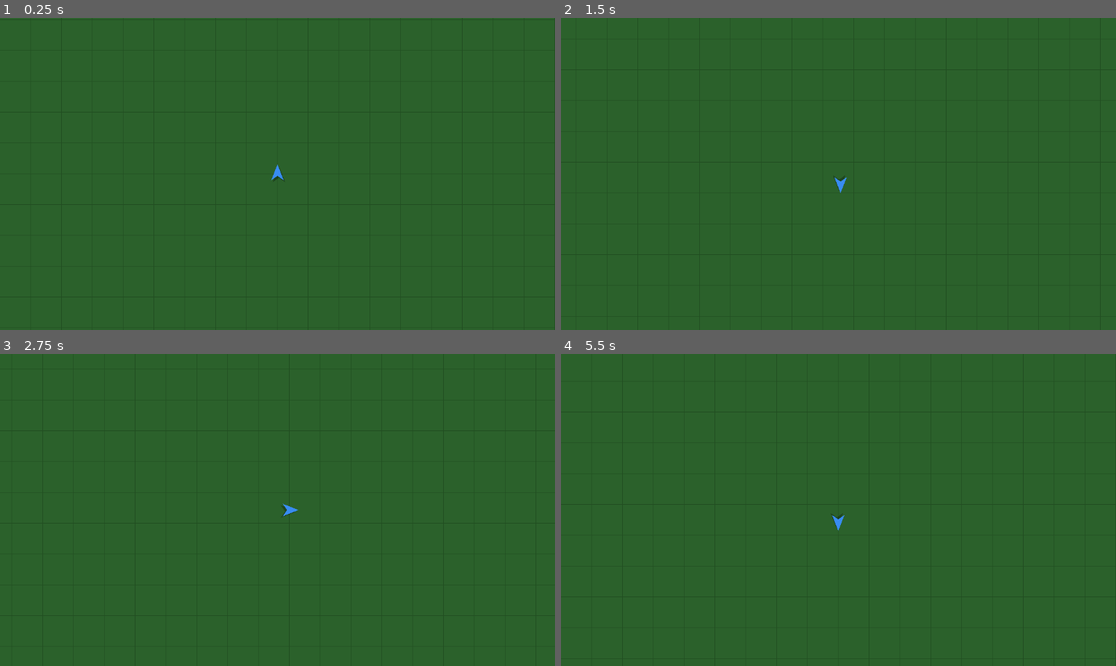
Above: before the commit, frames 1-4 (two rows, left to right).
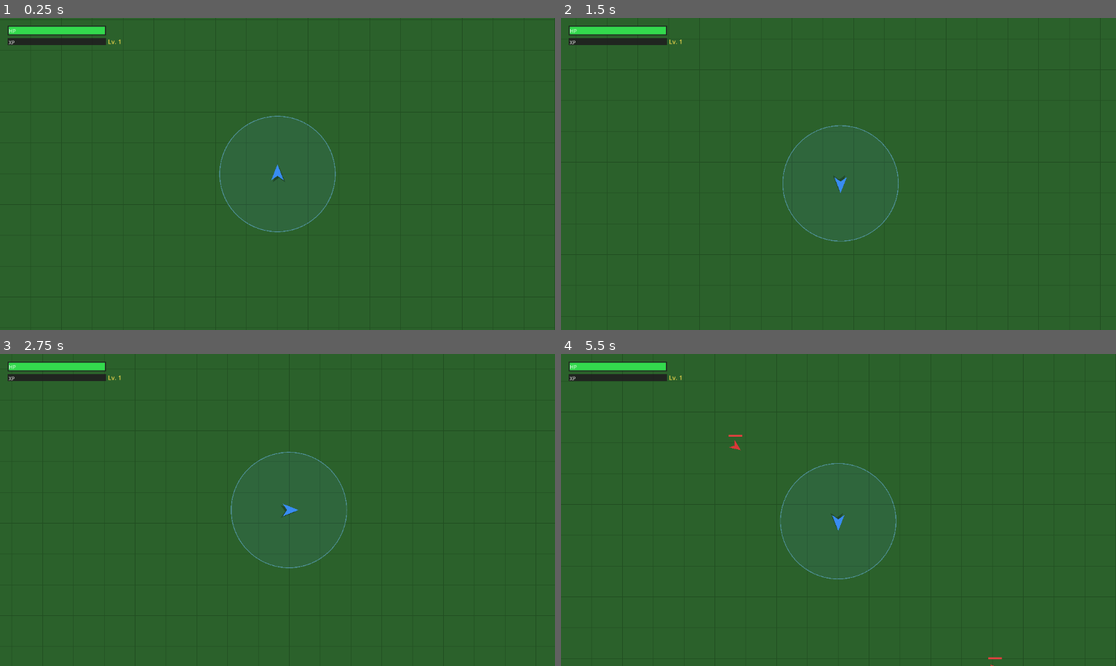
Above: after the commit, the same moments.

Repository: HaashimBari/kineticism
Game: Godot game, scene res://scenes/node_2d.tscn
Two runs of this game, one before a commit and one after it. Both use one fixed random seed, a clock stepped at 60 frames per second and the inputs below.
Inputs:
- Up to frame 1 (0.25 s): no input
- Up to frame 2 (1.5 s): tap Enter at 0.5 s; hold D 0.53-1.28 s; tap Space at 1.25 s; hold S from 1.28 s (still down)
- Up to frame 3 (2.75 s): release S at 2.03 s; hold D from 2.03 s (still down)
- Up to frame 4 (5.5 s): release D at 2.78 s; hold W 2.78-3.53 s; hold A 3.53-5.03 s; hold S from 5.03 s (still down)

The runs differ from the first frame. In frame 1, 1.2% of the frame differs, in the area x 1-61%, y 2-69%; in frame 2, 1.2%; in frame 3, 1.2%; in frame 4, 1.3%, in the area x 1-80%, y 2-100%.

Commit message:
add XP bar, levelling, upgrade screen, and enemy scaling
- XP bar (gold) and level counter shown in HUD
- Killing enemies fills XP; on level-up a paused upgrade screen
  offers radius / damage / speed upgrades (stackable)
- Enemy spawn count increases every 2 levels (ceili(level/2))
- Spawn interval shrinks 0.1s per level, capped at 0.5s
- Player health bar colour transitions green -> yellow -> red
- YOU DIED screen on player death

Co-Authored-By: Claude Sonnet 4.6 <noreply@anthropic.com>

Diff:
--- a/scripts/main.gd
+++ b/scripts/main.gd
@@ -1,22 +1,77 @@
 extends Node2D
 
-const SPEED := 220.0
-
+# ------------------------------------------------------------------ constants
+const PLAYER_MAX_HP   := 100.0
+const CONTACT_DPS     := 15.0
+const HP_BAR_W        := 200.0
+
+const ENEMY_SPEED     := 75.0
+const ENEMY_MAX_HP    := 60.0
+const SPAWN_INTERVAL  := 2.0
+const SPAWN_DIST      := 550.0
+
+# ------------------------------------------------------------------ upgradeable stats
+var _player_speed  := 220.0
+var _damage_radius := 120.0
+var _radius_dps    := 25.0
+
+# ------------------------------------------------------------------ player state
 var _player: CharacterBody2D
+var _player_hp := PLAYER_MAX_HP
+var _dead      := false
+
+# ------------------------------------------------------------------ XP / levelling
+var _xp        := 0
+var _xp_needed := 5
+var _level     := 1
+var _leveling_up       := false
+var _level_up_canvas: CanvasLayer
+
+# ------------------------------------------------------------------ enemies
+var _enemies: Array    = []
+var _spawn_timer       := 0.0
+var _spawn_count       := 1
+var _spawn_interval    := SPAWN_INTERVAL
+
+# ------------------------------------------------------------------ UI refs
+var _ui_canvas: CanvasLayer
+var _hp_bar_fg: ColorRect
+var _xp_bar_fg: ColorRect
+var _level_label: Label
+
+# ================================================================== lifecycle
 
 func _ready() -> void:
 	_setup_player()
+	_setup_ui()
+
+func _physics_process(delta: float) -> void:
+	if _dead or _leveling_up:
+		return
+	queue_redraw()
+	_move_player()
+	_tick_enemies(delta)
+	_update_ui()
 
 func _draw() -> void:
+	_draw_background()
+	if _player != null:
+		draw_circle(_player.position, _damage_radius, Color(0.35, 0.65, 1.0, 0.08))
+		draw_arc(_player.position, _damage_radius, 0.0, TAU, 64,
+				Color(0.45, 0.75, 1.0, 0.5), 1.5)
+
+func _draw_background() -> void:
 	var size := 5000.0
 	var cell := 64.0
 	draw_rect(Rect2(-size, -size, size * 2.0, size * 2.0), Color(0.17, 0.38, 0.17))
 	var steps := int(size / cell)
-	var line_col := Color(0.13, 0.30, 0.13)
+	var lc    := Color(0.13, 0.30, 0.13)
 	for i in range(-steps, steps + 1):
 		var v := i * cell
-		draw_line(Vector2(v, -size), Vector2(v, size), line_col, 1.0)
-		draw_line(Vector2(-size, v), Vector2(size, v), line_col, 1.0)
+		draw_line(Vector2(v, -size), Vector2(v,  size), lc, 1.0)
+		draw_line(Vector2(-size, v), Vector2(size, v),  lc, 1.0)
+
+# ================================================================== player
 
 func _setup_player() -> void:
 	_player = CharacterBody2D.new()
@@ -45,14 +100,12 @@
 
 	var cam := Camera2D.new()
 	cam.position_smoothing_enabled = true
-	cam.position_smoothing_speed = 8.0
+	cam.position_smoothing_speed   = 8.0
 	_player.add_child(cam)
 
 	add_child(_player)
 
-func _physics_process(_delta: float) -> void:
-	if _player == null:
-		return
+func _move_player() -> void:
 	var x := float(Input.is_key_pressed(KEY_D) or Input.is_key_pressed(KEY_RIGHT))
 	x -= float(Input.is_key_pressed(KEY_A) or Input.is_key_pressed(KEY_LEFT))
 	var y := float(Input.is_key_pressed(KEY_S) or Input.is_key_pressed(KEY_DOWN))
@@ -61,5 +114,234 @@
 	if dir != Vector2.ZERO:
 		dir = dir.normalized()
 		_player.rotation = dir.angle() + PI / 2.0
-	_player.velocity = dir * SPEED
+	_player.velocity = dir * _player_speed
 	_player.move_and_slide()
+
+# ================================================================== enemies
+
+func _spawn_enemy() -> void:
+	var angle := randf_range(0.0, TAU)
+	var pos   := _player.position + Vector2(cos(angle), sin(angle)) * SPAWN_DIST
+
+	var enemy := CharacterBody2D.new()
+	enemy.motion_mode = CharacterBody2D.MOTION_MODE_FLOATING
+	enemy.position    = pos
+
+	var shape := CircleShape2D.new()
+	shape.radius = 14.0
+	var col := CollisionShape2D.new()
+	col.shape = shape
+	enemy.add_child(col)
+
+	var body := Polygon2D.new()
+	body.polygon = PackedVector2Array([
+		Vector2(0, -14), Vector2(10, 10), Vector2(0, 2), Vector2(-10, 10)
+	])
+	body.color = Color(0.85, 0.22, 0.22, 1.0)
+	enemy.add_child(body)
+
+	var hb_bg := ColorRect.new()
+	hb_bg.color    = Color(0.15, 0.15, 0.15, 0.85)
+	hb_bg.size     = Vector2(28.0, 4.0)
+	hb_bg.position = Vector2(-14.0, -24.0)
+	enemy.add_child(hb_bg)
+
+	var hb_fg := ColorRect.new()
+	hb_fg.color    = Color(0.9, 0.25, 0.25, 1.0)
+	hb_fg.size     = Vector2(28.0, 4.0)
+	hb_fg.position = Vector2(-14.0, -24.0)
+	enemy.add_child(hb_fg)
+
+	add_child(enemy)
+	_enemies.append({"node": enemy, "body": body, "hp": ENEMY_MAX_HP, "hb_fg": hb_fg})
+
+func _tick_enemies(delta: float) -> void:
+	_spawn_timer += delta
+	if _spawn_timer >= _spawn_interval:
+		_spawn_timer = 0.0
+		for i in _spawn_count:
+			_spawn_enemy()
+
+	var pp      := _player.position
+	var to_kill := []
+
+	for e in _enemies:
+		var node: CharacterBody2D = e["node"]
+		var dist := node.position.distance_to(pp)
+		var dir  := (pp - node.position).normalized()
+
+		node.velocity = dir * ENEMY_SPEED
+		node.move_and_slide()
+		(e["body"] as Polygon2D).rotation = dir.angle() + PI / 2.0
+
+		if dist <= _damage_radius:
+			e["hp"] -= _radius_dps * delta
+
+		if dist <= 34.0:
+			_player_hp = maxf(_player_hp - CONTACT_DPS * delta, 0.0)
+
+		(e["hb_fg"] as ColorRect).size.x = 28.0 * maxf(e["hp"] / ENEMY_MAX_HP, 0.0)
+
+		if e["hp"] <= 0.0:
+			to_kill.append(e)
+
+	for e in to_kill:
+		(e["node"] as Node).queue_free()
+		_enemies.erase(e)
+		_gain_xp()
+
+	if _player_hp <= 0.0:
+		_on_player_dead()
+
+# ================================================================== XP / levelling
+
+func _gain_xp() -> void:
+	_xp += 1
+	if _xp >= _xp_needed:
+		_xp            -= _xp_needed
+		_xp_needed      = int(ceil(_xp_needed * 1.5))
+		_level         += 1
+		_spawn_count    = ceili(_level / 2.0)
+		_spawn_interval = maxf(0.5, SPAWN_INTERVAL - (_level - 1) * 0.1)
+		_show_level_up_screen()
+
+func _show_level_up_screen() -> void:
+	_leveling_up    = true
+	_level_up_canvas = CanvasLayer.new()
+	add_child(_level_up_canvas)
+
+	var vp := get_viewport().get_visible_rect().size
+
+	var overlay := ColorRect.new()
+	overlay.color = Color(0.0, 0.0, 0.0, 0.72)
+	overlay.size  = vp
+	_level_up_canvas.add_child(overlay)
+
+	var title := Label.new()
+	title.text = "LEVEL UP!   (Level %d)" % _level
+	title.add_theme_font_size_override("font_size", 44)
+	title.add_theme_color_override("font_color", Color(1.0, 0.85, 0.2))
+	title.position = Vector2(vp.x * 0.5 - 220.0, vp.y * 0.28)
+	_level_up_canvas.add_child(title)
+
+	var subtitle := Label.new()
+	subtitle.text = "Choose an upgrade"
+	subtitle.add_theme_font_size_override("font_size", 20)
+	subtitle.add_theme_color_override("font_color", Color(0.8, 0.8, 0.8))
+	subtitle.position = Vector2(vp.x * 0.5 - 100.0, vp.y * 0.28 + 56.0)
+	_level_up_canvas.add_child(subtitle)
+
+	var choices := [
+		["Bigger Radius", "+25% damage radius size", "radius"],
+		["More Damage",   "+30% damage per second",  "damage"],
+		["Speed Boost",   "+20% movement speed",     "speed"],
+	]
+
+	var card_w := 190.0
+	var card_h := 110.0
+	var gap    := 28.0
+	var ox     := (vp.x - (card_w * 3.0 + gap * 2.0)) * 0.5
+	var oy     := vp.y * 0.5 - card_h * 0.5 + 20.0
+
+	for i in 3:
+		var c      = choices[i]
+		var btn    := Button.new()
+		btn.text   = c[0] + "\n\n" + c[1]
+		btn.size   = Vector2(card_w, card_h)
+		btn.position = Vector2(ox + i * (card_w + gap), oy)
+		btn.add_theme_font_size_override("font_size", 17)
+		btn.pressed.connect(_apply_upgrade.bind(c[2]))
+		_level_up_canvas.add_child(btn)
+
+func _apply_upgrade(id: String) -> void:
+	match id:
+		"radius": _damage_radius *= 1.25
+		"damage": _radius_dps    *= 1.30
+		"speed":  _player_speed  *= 1.20
+	_level_up_canvas.queue_free()
+	_level_up_canvas = null
+	_leveling_up     = false
+	queue_redraw()
+
+# ================================================================== UI
+
+func _setup_ui() -> void:
+	_ui_canvas = CanvasLayer.new()
+	add_child(_ui_canvas)
+
+	# HP bar background
+	var hp_bg := ColorRect.new()
+	hp_bg.color    = Color(0.12, 0.12, 0.12, 0.9)
+	hp_bg.size     = Vector2(HP_BAR_W + 4.0, 20.0)
+	hp_bg.position = Vector2(16.0, 16.0)
+	_ui_canvas.add_child(hp_bg)
+
+	_hp_bar_fg          = ColorRect.new()
+	_hp_bar_fg.size     = Vector2(HP_BAR_W, 16.0)
+	_hp_bar_fg.position = Vector2(18.0, 18.0)
+	_ui_canvas.add_child(_hp_bar_fg)
+
+	var hp_lbl := Label.new()
+	hp_lbl.text = "HP"
+	hp_lbl.add_theme_font_size_override("font_size", 11)
+	hp_lbl.add_theme_color_override("font_color", Color(1, 1, 1, 0.7))
+	hp_lbl.position = Vector2(18.0, 19.0)
+	_ui_canvas.add_child(hp_lbl)
+
+	# XP bar background
+	var xp_bg := ColorRect.new()
+	xp_bg.color    = Color(0.12, 0.12, 0.12, 0.9)
+	xp_bg.size     = Vector2(HP_BAR_W + 4.0, 14.0)
+	xp_bg.position = Vector2(16.0, 42.0)
+	_ui_canvas.add_child(xp_bg)
+
+	_xp_bar_fg          = ColorRect.new()
+	_xp_bar_fg.color    = Color(0.9, 0.78, 0.1, 1.0)
+	_xp_bar_fg.size     = Vector2(0.0, 10.0)
+	_xp_bar_fg.position = Vector2(18.0, 44.0)
+	_ui_canvas.add_child(_xp_bar_fg)
+
+	var xp_lbl := Label.new()
+	xp_lbl.text = "XP"
+	xp_lbl.add_theme_font_size_override("font_size", 10)
+	xp_lbl.add_theme_color_override("font_color", Color(1, 1, 1, 0.7))
+	xp_lbl.position = Vector2(18.0, 44.0)
+	_ui_canvas.add_child(xp_lbl)
+
+	# Level label
+	_level_label          = Label.new()
+	_level_label.text     = "Lv. 1"
+	_level_label.add_theme_font_size_override("font_size", 13)
+	_level_label.add_theme_color_override("font_color", Color(0.95, 0.85, 0.3))
+	_level_label.position = Vector2(HP_BAR_W + 24.0, 40.0)
+	_ui_canvas.add_child(_level_label)
+
+func _update_ui() -> void:
+	# HP bar colour: green → yellow → red
+	var hp_ratio   := _player_hp / PLAYER_MAX_HP
+	var green      := Color(0.2, 0.85, 0.3)
+	var yellow     := Color(0.9, 0.85, 0.2)
+	var red        := Color(0.85, 0.2, 0.2)
+	_hp_bar_fg.size.x = HP_BAR_W * hp_ratio
+	if hp_ratio > 0.5:
+		_hp_bar_fg.color = yellow.lerp(green, (hp_ratio - 0.5) * 2.0)
+	else:
+		_hp_bar_fg.color = red.lerp(yellow, hp_ratio * 2.0)
+
+	# XP bar
+	_xp_bar_fg.size.x  = HP_BAR_W * (float(_xp) / float(_xp_needed))
+	_level_label.text  = "Lv. %d" % _level
+
+# ================================================================== game over
+
+func _on_player_dead() -> void:
+	_dead   = true
+	_player.queue_free()
+	_player = null
+	var lbl := Label.new()
+	lbl.text = "YOU DIED"
+	lbl.add_theme_font_size_override("font_size", 64)
+	lbl.add_theme_color_override("font_color", Color(0.9, 0.15, 0.15))
+	var vp   := get_viewport().get_visible_rect().size
+	lbl.position = Vector2(vp.x * 0.5 - 160.0, vp.y * 0.5 - 40.0)
+	_ui_canvas.add_child(lbl)
